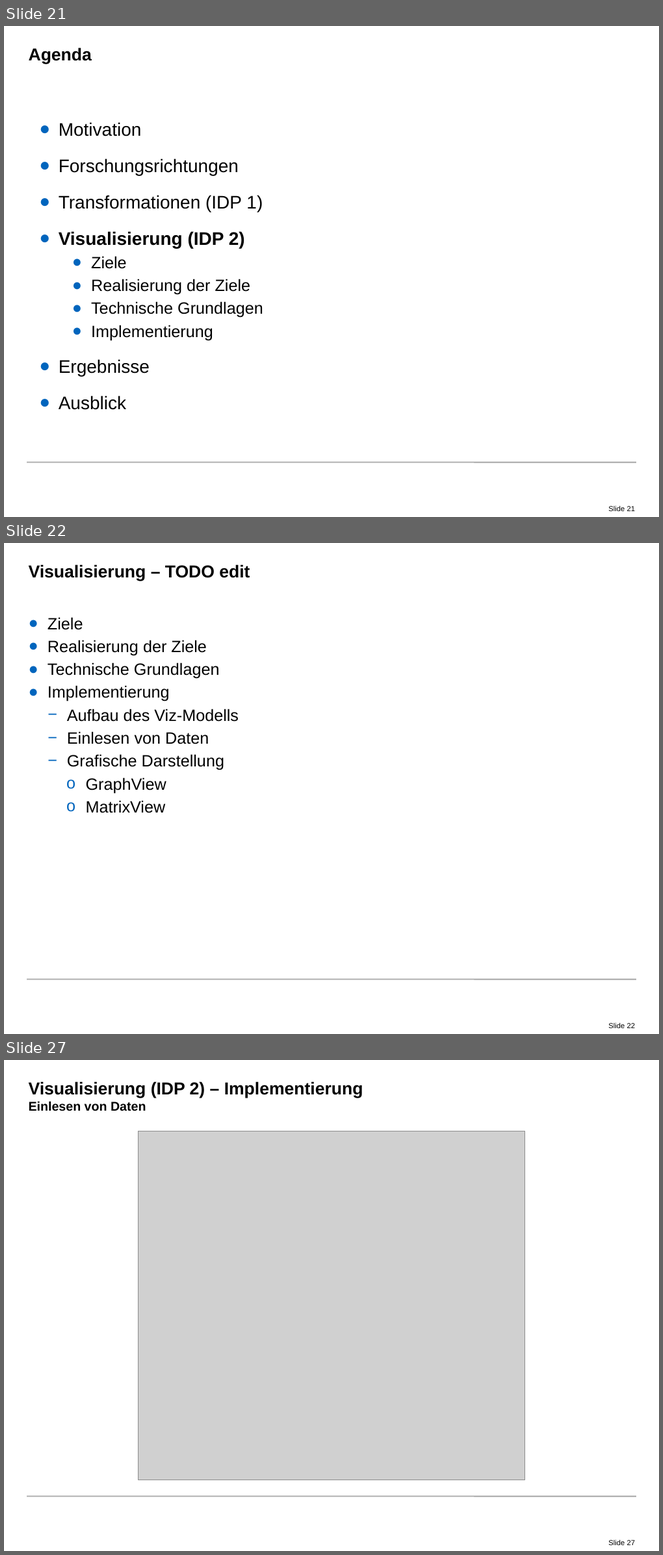
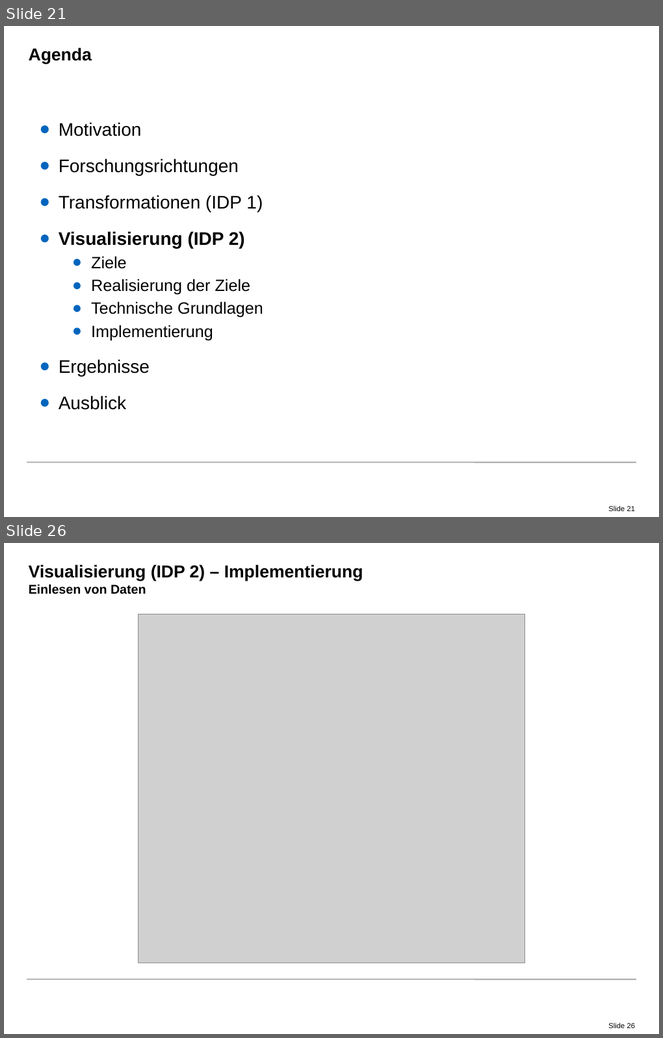
Before and after one commit to radke-tum/idp, a slide deck: pssif/doc/PSSIF.pptx. Shown one above the other, each under a label of ours: slides 21, 22 and 27 before the commit, slides 21 and 26 after it; the slides between them are not shown. The pictures are 663x1555 and 663x1038 pixels, drawn with LibreOffice and Linux fonts; fonts in the diff are those of the drawing; grey boxes stand for pictures; background and template pictures are left out. Boxes give left, top, right and bottom in pixels: in the first picture for what was removed or moved away, otherwise in the second. Text is boxed around its words. In the diff, an @@ line names an element or a change of style, - is before the commit and + after.

```diff
--- a/pssif/doc/PSSIF.pptx
+++ b/pssif/doc/PSSIF.pptx
@@ slide 22 removed at box(4, 543, 659, 1034), background #FFFFFF; not listed: 2 template elements that a slide beside it also shows @@
@@ title removed at box(29, 564, 250, 581) @@
-Visualisierung – TODO edit
@@ text removed at box(48, 617, 239, 813) @@
-● Ziele
-● Realisierung der Ziele
-● Technische Grundlagen
-● Implementierung
-  − Aufbau des Viz-Modells
-  − Einlesen von Daten
-  − Grafische Darstellung
-    o GraphView
-    o MatrixView
@@ what was slide 27 is now slide 26 @@
@@ page number at box(608, 1023, 635, 1029): text changed @@
-Slide 27
+Slide 26
```
Also in this commit, not shown: 10 slides changed.
